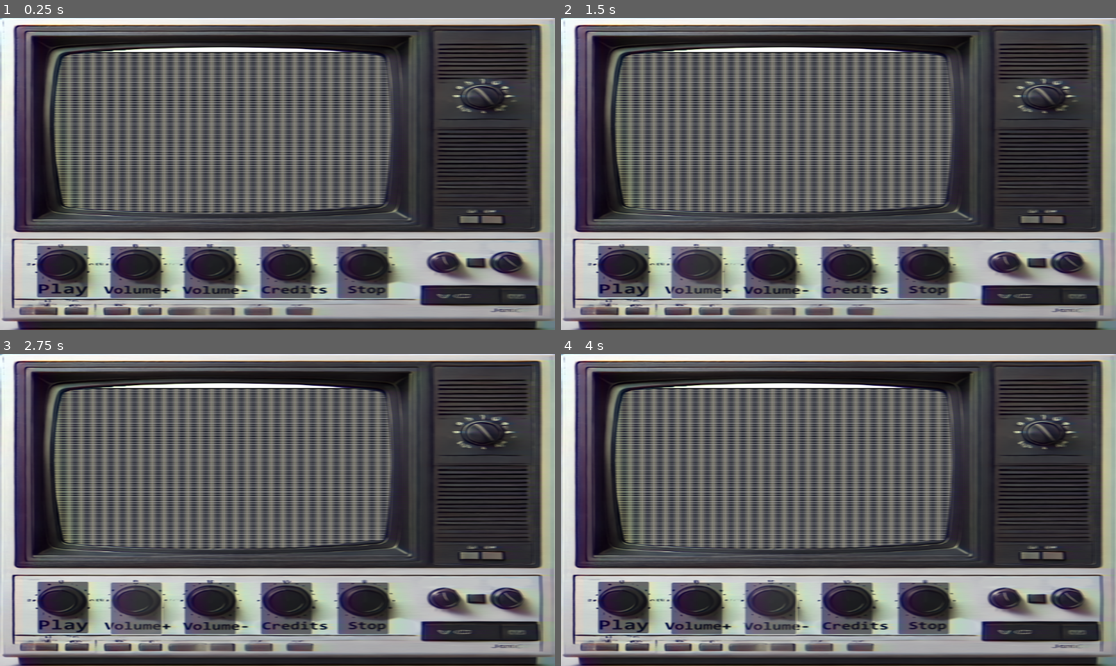
Above: before the commit, frames 1-4 (two rows, left to right).
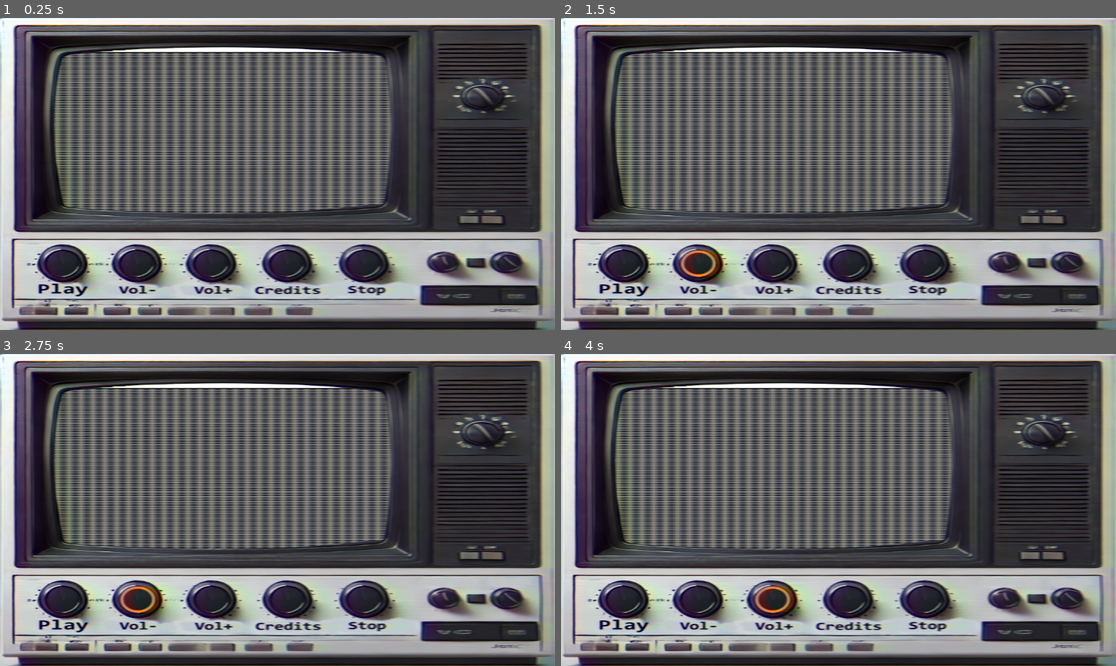
Above: after the commit, the same moments.

Repository: Ciasne14/SteelWorks3
Game: Godot game, scene res://Scenes/main_scene.tscn
Two runs of this game, one before a commit and one after it. Both use one fixed random seed, a clock stepped at 60 frames per second and the inputs below.
Inputs (mouse positions are in pixels of both pictures, inside the frame that each line leads up to; where the layout moved, square brackets give the same spot in the first picture):
- Up to frame 1 (0.25 s): no input
- Up to frame 2 (1.5 s): click (622, 264) [622, 270] at 0.5 s; click (694, 273) at 1.27 s
- Up to frame 3 (2.75 s): click (138, 600) at 2.02 s
- Up to frame 4 (4 s): click (771, 609) at 2.77 s; click (771, 600) at 3.52 s

The runs differ from the first frame. In frame 1, 4.8% of the frame differs, in the area x 6-71%, y 72-90%; in frame 2, 5.1%; in frame 3, 5.1%; in frame 4, 5.1%, in the area x 6-71%, y 72-91%.

Commit message:
poprawki przycisków

Diff:
--- a/Scenes/main_scene.tscn
+++ b/Scenes/main_scene.tscn
@@ -1,9 +1,12 @@
-[gd_scene load_steps=5 format=3 uid="uid://bomcccbex7omi"]
+[gd_scene load_steps=8 format=3 uid="uid://bomcccbex7omi"]
 
 [ext_resource type="Texture2D" uid="uid://b4dhcxhbjudfa" path="res://tv.png" id="1_ya67x"]
 [ext_resource type="Texture2D" uid="uid://qvpqih0b1vkp" path="res://OldComputer.png" id="2_2jry2"]
 [ext_resource type="Script" path="res://Scenes/main_scene.gd" id="3_fj4oy"]
 [ext_resource type="Material" uid="uid://gu6wpty15hva" path="res://MaterialShaders/VHSShaderMaterial.tres" id="4_sbcsv"]
+[ext_resource type="Texture2D" uid="uid://drt8jlsrokyee" path="res://button.png" id="5_oexas"]
+[ext_resource type="Texture2D" uid="uid://d2lyoodc00bvc" path="res://buttonpressed.png" id="6_ak2rn"]
+[ext_resource type="Texture2D" uid="uid://dcdpbu8xi78ug" path="res://buttonhovered.png" id="7_75aa8"]
 
 [node name="Control" type="Control"]
 layout_mode = 3
@@ -54,64 +57,92 @@
 size_flags_vertical = 4
 mouse_filter = 2
 
-[node name="Button" type="Button" parent="."]
+[node name="Button" type="TextureButton" parent="."]
 layout_mode = 1
 anchors_preset = -1
-anchor_left = 0.065
-anchor_top = 0.733
-anchor_right = 0.156
-anchor_bottom = 0.898
-offset_left = 1.12
-offset_top = -1.98398
-offset_right = 1.28799
-offset_bottom = -1.90399
+anchor_left = 0.068
+anchor_top = 0.725
+anchor_right = 0.157
+anchor_bottom = 0.847
+offset_left = -0.336006
+offset_top = 0.199982
+offset_right = 0.135986
+offset_bottom = 0.143982
 grow_horizontal = 2
 grow_vertical = 2
+texture_normal = ExtResource("5_oexas")
+texture_pressed = ExtResource("6_ak2rn")
+texture_hover = ExtResource("7_75aa8")
+stretch_mode = 0
 
-[node name="Button2" type="Button" parent="."]
+[node name="Button6" type="TextureButton" parent="."]
 layout_mode = 1
 anchors_preset = -1
-anchor_left = 0.198
-anchor_top = 0.733
-anchor_right = 0.289
-anchor_bottom = 0.898
-offset_left = -0.0960083
-offset_top = 0.0159607
-offset_right = 0.071991
-offset_bottom = 0.0959473
+anchor_left = 0.201
+anchor_top = 0.725
+anchor_right = 0.291
+anchor_bottom = 0.847
+offset_left = 0.447998
+offset_top = 0.199982
+offset_right = -0.231995
+offset_bottom = 0.143982
+grow_horizontal = 2
+grow_vertical = 2
+texture_normal = ExtResource("5_oexas")
+texture_pressed = ExtResource("6_ak2rn")
+texture_hover = ExtResource("7_75aa8")
+stretch_mode = 0
 
-[node name="Button3" type="Button" parent="."]
+[node name="Button7" type="TextureButton" parent="."]
 layout_mode = 1
 anchors_preset = -1
-anchor_left = 0.331
-anchor_top = 0.733
-anchor_right = 0.422
-anchor_bottom = 0.898
-offset_left = -0.312042
-offset_top = 0.0159607
-offset_right = -0.144012
-offset_bottom = 0.0959473
+anchor_left = 0.335
+anchor_top = 0.725
+anchor_right = 0.424
+anchor_bottom = 0.847
+offset_left = 0.0799866
+offset_top = 0.199982
+offset_right = 0.551971
+offset_bottom = 0.143982
+grow_horizontal = 2
+grow_vertical = 2
+texture_normal = ExtResource("5_oexas")
+texture_pressed = ExtResource("6_ak2rn")
+texture_hover = ExtResource("7_75aa8")
+stretch_mode = 0
 
-[node name="Button4" type="Button" parent="."]
+[node name="Button8" type="TextureButton" parent="."]
 layout_mode = 1
 anchors_preset = -1
-anchor_left = 0.468
-anchor_top = 0.733
-anchor_right = 0.559
-anchor_bottom = 0.898
-offset_left = -0.136047
-offset_top = 0.0159607
-offset_right = 0.0319824
-offset_bottom = 0.0959473
+anchor_left = 0.471
+anchor_top = 0.725
+anchor_right = 0.561
+anchor_bottom = 0.847
+offset_left = 0.407959
+offset_top = 0.199982
+offset_right = -0.272034
+offset_bottom = 0.143982
+grow_horizontal = 2
+grow_vertical = 2
+texture_normal = ExtResource("5_oexas")
+texture_pressed = ExtResource("6_ak2rn")
+texture_hover = ExtResource("7_75aa8")
+stretch_mode = 0
 
-[node name="Button5" type="Button" parent="."]
+[node name="Button9" type="TextureButton" parent="."]
 layout_mode = 1
 anchors_preset = -1
-anchor_left = 0.606
-anchor_top = 0.733
-anchor_right = 0.697
-anchor_bottom = 0.898
-offset_left = -0.112
-offset_top = 0.0159607
-offset_right = 0.0559692
-offset_bottom = 0.0959473
+anchor_left = 0.609
+anchor_top = 0.725
+anchor_right = 0.699
+anchor_bottom = 0.847
+offset_left = 0.431946
+offset_top = 0.199982
+offset_right = -0.248047
+offset_bottom = 0.143982
+grow_horizontal = 2
+grow_vertical = 2
+texture_normal = ExtResource("5_oexas")
+texture_pressed = ExtResource("6_ak2rn")
+texture_hover = ExtResource("7_75aa8")
+stretch_mode = 0
Binary file changed: button.png
Not shown, changed: button.png.import
Binary file changed: buttonhovered.png
Not shown, changed: buttonhovered.png.import
Binary file changed: buttonpressed.png
Not shown, changed: buttonpressed.png.import
Binary file changed: tv.png
